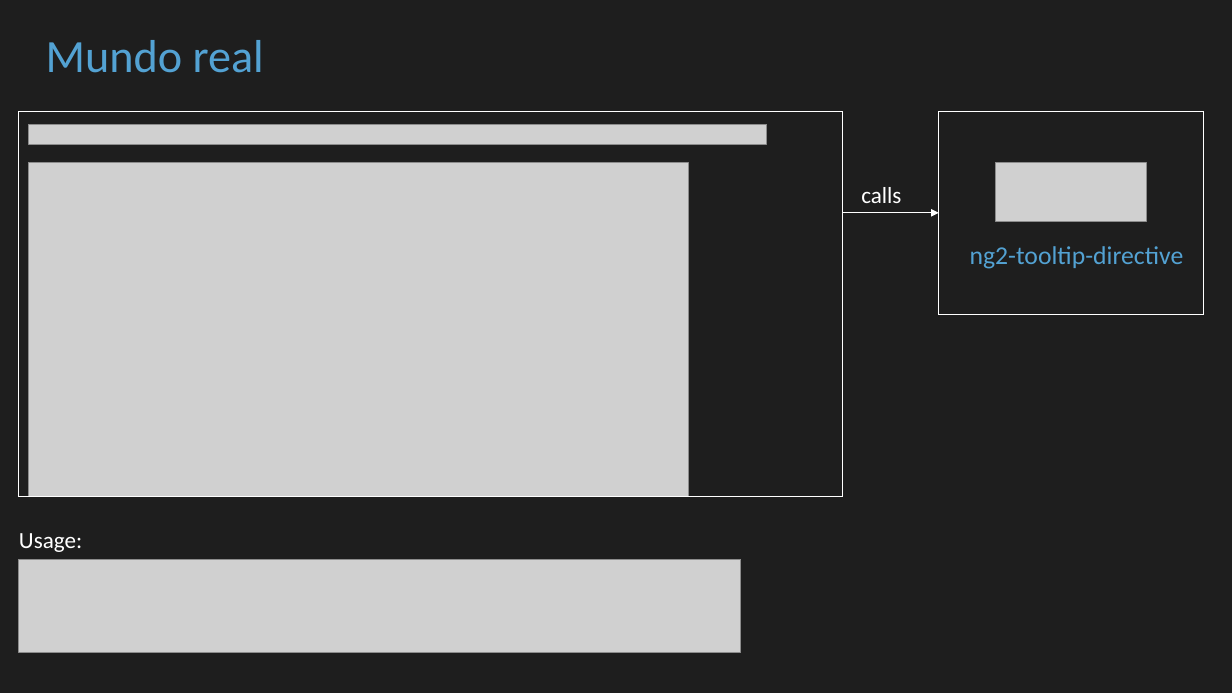
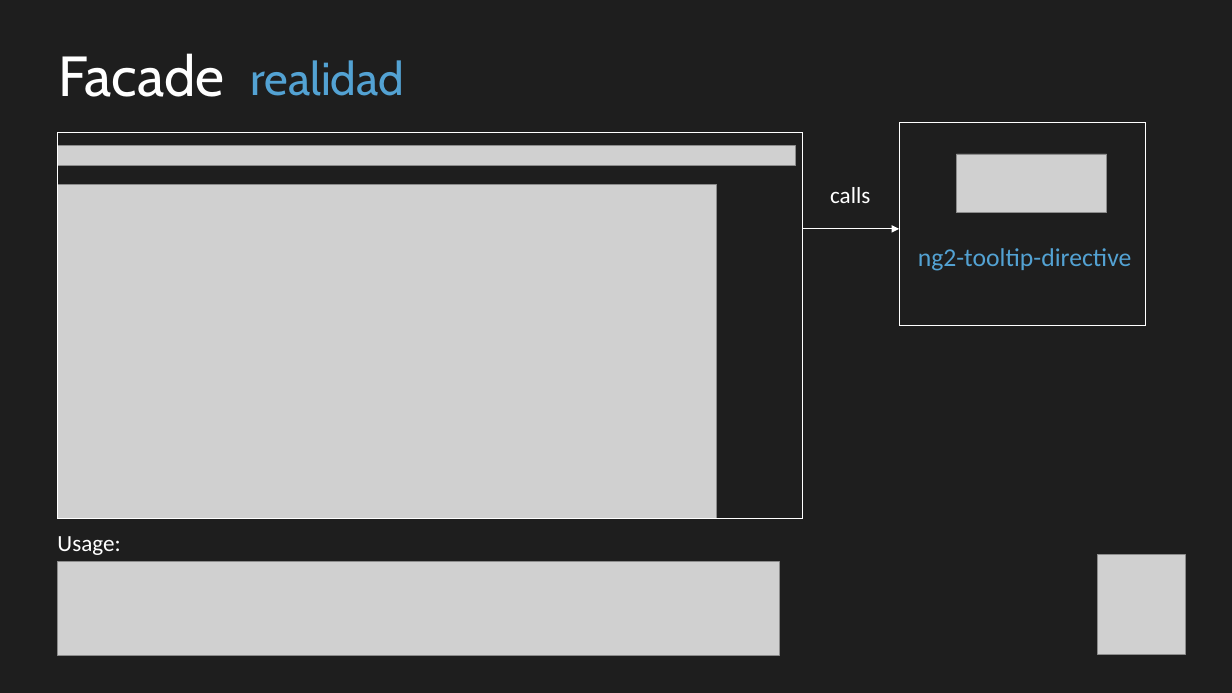
Before and after one commit to cbastos/jsdaycan2019-typescript-patterns, a slide deck: slide 15 of slides/Patrones de diseño con Typescript en el mundo real.pptx (slide 21 before the commit). Drawn at 1232x693 pixels with LibreOffice and Linux fonts; fonts in the diff are those of the drawing; grey boxes stand for pictures. Boxes give left, top, right and bottom in pixels: in the first picture for what was removed or moved away, otherwise in the second. Text is boxed around its words. In the diff, an @@ line names an element or a change of style, - is before the commit and + after.

```diff
--- a/slides/Patrones de diseño con Typescript en el mundo real.pptx
+++ b/slides/Patrones de diseño con Typescript en el mundo real.pptx
@@ text removed at [46, 40, 264, 73] @@
-Mundo real
@@ text added at [58, 53, 224, 97], 44 pt, text #FFFFFF @@
+Facade
@@ text added at [250, 60, 404, 96], 36 pt, text #53A2D3 @@
+realidad
@@ picture: place and size @@
-picture at [29, 124, 767, 144]
+picture at [57, 146, 796, 166]
@@ rectangle: place and size @@
-rectangle at [19, 111, 843, 497]
+rectangle at [57, 133, 803, 519]
@@ rectangle: place and size @@
-rectangle at [939, 111, 1203, 314]
+rectangle at [899, 122, 1146, 325]
@@ text "calls": place and size @@
-text "calls" at [861, 187, 901, 203]
+text "calls" at [830, 187, 870, 203]
@@ picture: place and size @@
-picture at [996, 163, 1147, 222]
+picture at [957, 154, 1107, 213]
@@ picture: place and size @@
-picture at [29, 163, 689, 496]
+picture at [57, 185, 717, 518]
@@ arrow moved from (843, 213) - (939, 213) to (803, 229) - (899, 229) @@
@@ text "ng2-tooltip-directive": place and size @@
-text "ng2-tooltip-directive" at [970, 246, 1184, 269]
+text "ng2-tooltip-directive" at [918, 248, 1132, 271]
@@ text "Usage:": place and size @@
-text "Usage:" at [19, 533, 82, 552]
+text "Usage:" at [57, 536, 120, 555]
@@ picture: place and size @@
-picture at [19, 559, 741, 653]
+picture at [57, 562, 779, 655]
@@ picture added at [1098, 555, 1186, 655] @@
```
Also in this commit, not shown: 27 other slides changed, 5 slides added, 21 slides removed.
